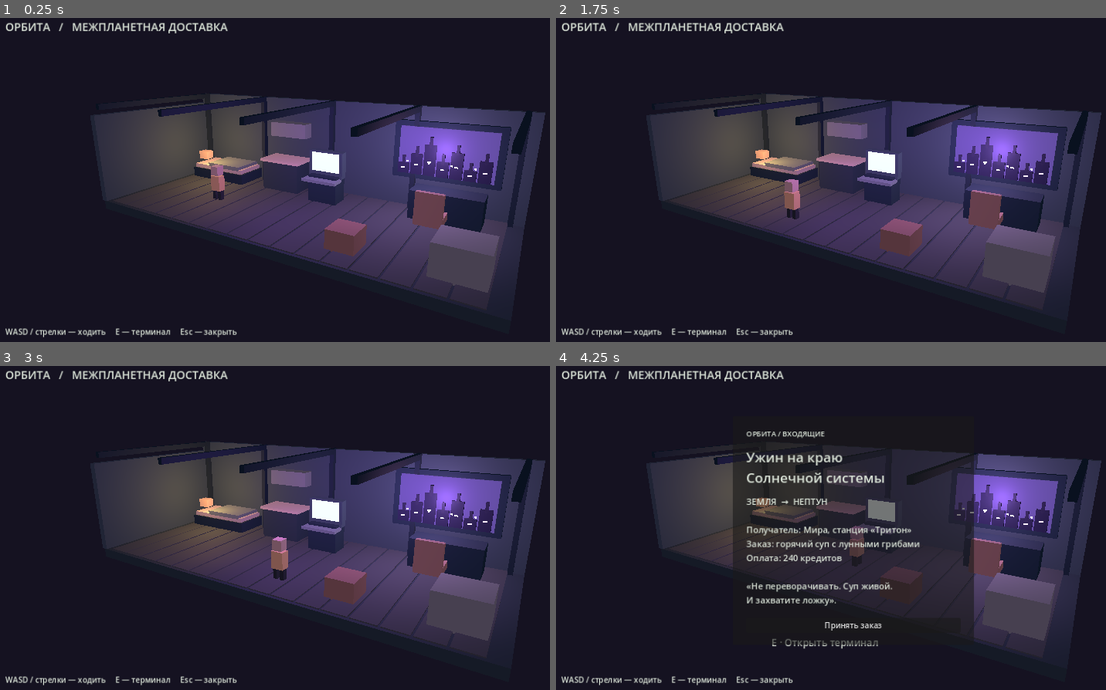
Above: before the commit, frames 1-4 (two rows, left to right).
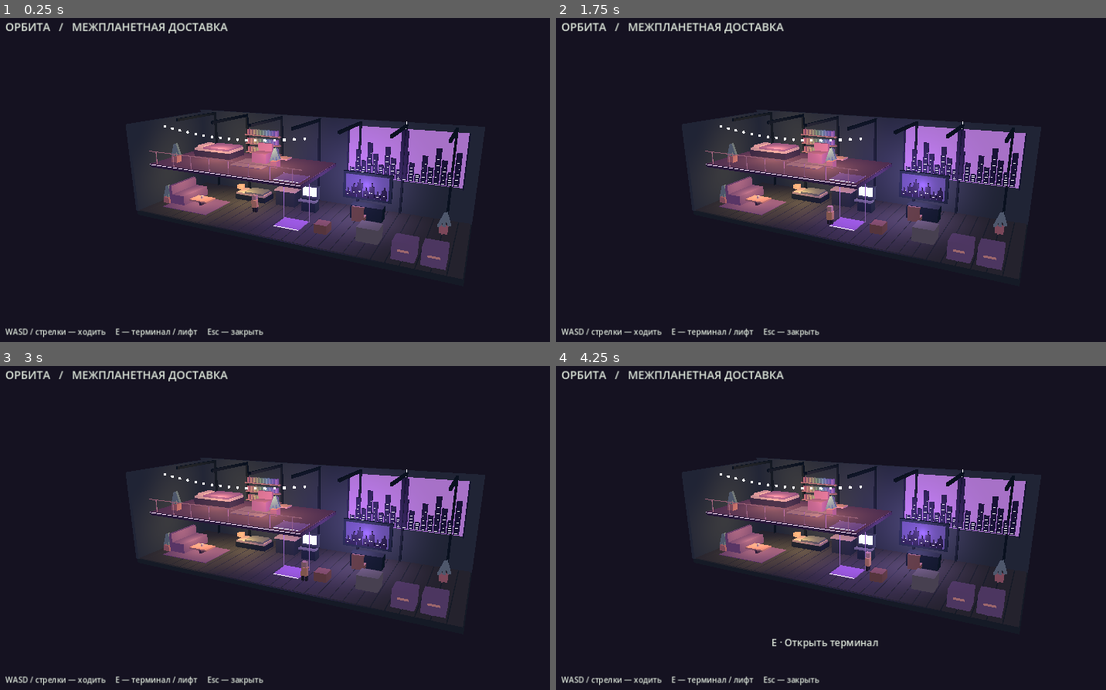
Above: after the commit, the same moments.

Repository: kolumb718/Yantages
Game: Godot game, scene res://ship.tscn
Two runs of this game, one before a commit and one after it. Both use one fixed random seed, a clock stepped at 60 frames per second and the inputs below.
Inputs:
- Up to frame 1 (0.25 s): no input
- Up to frame 2 (1.75 s): tap Enter at 0.5 s; hold D 0.53-1.28 s; hold E 0.53-1.28 s; hold S from 1.28 s (still down); tap E at 1.35 s
- Up to frame 3 (3 s): release S at 2.03 s; hold D 2.03-2.78 s; hold E 2.03-2.78 s; hold W from 2.78 s (still down); tap E at 2.85 s
- Up to frame 4 (4.25 s): release W at 3.53 s; hold A from 3.53 s (still down); hold E from 3.53 s (still down); tap Escape at 4.15 s

The runs differ from the first frame. In frame 1, 28% of the frame differs, in the area x 17-100%, y 23-99%; in frame 2, 28%; in frame 3, 28%; in frame 4, 27%.

Commit message:
Expand Godot ship with cozy upper deck and working lift

Diff:
--- a/godot/ship.gd
+++ b/godot/ship.gd
@@ -4,7 +4,8 @@
 var prompt: Label
 var order_panel: PanelContainer
 var accepted := false
-var speed := 3.0
+var speed := 4.0
+var deck := 0
 
 func material(color: Color, glow := false) -> StandardMaterial3D:
 	var m := StandardMaterial3D.new()
@@ -36,10 +37,10 @@
 func _ready() -> void:
 	RenderingServer.set_default_clear_color(Color("151221"))
 	var camera := Camera3D.new()
-	camera.position = Vector3(8.3, 6.3, 13.5)
+	camera.position = Vector3(14, 13, 29)
 	camera.rotation = Vector3.ZERO
 	add_child(camera)
-	camera.look_at(Vector3(0, 1.5, 0))
+	camera.look_at(Vector3(0, 3.5, 0))
 	camera.fov = 48
 	camera.current = true
 	var ambient := WorldEnvironment.new()
@@ -51,14 +52,14 @@
 	env.ambient_light_energy = 1.3
 	ambient.environment = env
 	add_child(ambient)
-	box(Vector3(0,-0.2,0),Vector3(17,0.4,7),Color("253633"))
-	box(Vector3(0,2.2,-3.45),Vector3(17,4.6,0.3),Color("344744"))
-	box(Vector3(-8.5,2,0),Vector3(.3,4,7),Color("344744"))
-	for x in range(-8,9,4):
-		box(Vector3(x,4.4,0),Vector3(.2,.25,7),Color("16282a"))
-		box(Vector3(x,2.2,-3.2),Vector3(.2,4.5,.3),Color("17292b"))
-	for x in range(-8,8):
-		box(Vector3(x+.45,.04,0),Vector3(.92,.04,6.8),Color("39433b"))
+	box(Vector3(0,-0.2,0),Vector3(28,0.4,10),Color("253633"))
+	box(Vector3(0,4,-5),Vector3(28,8.5,0.3),Color("344744"))
+	box(Vector3(-14,4,0),Vector3(.3,8,10),Color("344744"))
+	for x in range(-12,14,4):
+		box(Vector3(x,8,-2),Vector3(.2,.25,6),Color("16282a"))
+		box(Vector3(x,4,-4.8),Vector3(.2,8,.3),Color("17292b"))
+	for x in range(-14,14):
+		box(Vector3(x+.45,.04,0),Vector3(.92,.04,9.8),Color("39433b"))
 	# Living corner
 	box(Vector3(-5.6,.55,-1.9),Vector3(3.3,.5,1.7),Color("1d3030"))
 	box(Vector3(-5.6,.9,-1.9),Vector3(3.1,.2,1.55),Color("a99f80"))
@@ -112,6 +113,70 @@
 	window_glow.light_energy = 3.3
 	window_glow.omni_range = 7
 	add_child(window_glow)
+	# Mezzanine: open-front upper living deck, accessed by the central lift.
+	box(Vector3(-6,3.9,-.8),Vector3(15.6,.3,7.8),Color("3e354b"))
+	box(Vector3(-6,4.07,-.8),Vector3(15.5,.04,7.7),Color("725664"))
+	for x in range(-13,2,2):
+		box(Vector3(x,4.65,3),Vector3(.06,1.2,.06),Color("bc9690"))
+	box(Vector3(-6,5.25,3),Vector3(15.6,.06,.06),Color("d1a58d"))
+	box(Vector3(-6,4,3.1),Vector3(15.6,.05,.05),Color("ed8ec6"),self,true)
+	# Bedroom, reading corner, records and books upstairs.
+	box(Vector3(-10,4.4,-2.5),Vector3(4.3,.6,2.6),Color("40384d"))
+	box(Vector3(-10,4.8,-2.5),Vector3(4.2,.25,2.5),Color("d5bfa7"))
+	box(Vector3(-9.5,5,-2.5),Vector3(3,.18,2.55),Color("a47691"))
+	box(Vector3(-11.6,5,-2.5),Vector3(.8,.25,1.8),Color("e6c8ad"))
+	box(Vector3(-5,4.13,-1),Vector3(3.4,.04,3),Color("927b80"))
+	box(Vector3(-4.6,4.6,-2),Vector3(1.5,.9,1.5),Color("b37a88"))
+	box(Vector3(-4.6,5.2,-2.6),Vector3(1.5,1.2,.25),Color("b37a88"))
+	box(Vector3(-2.5,4.7,-2),Vector3(1.5,.12,1),Color("c09c80"))
+	for y in [4.3,5.2,6.1]:
+		box(Vector3(-6,y,-4.6),Vector3(4,.1,.6),Color("ae8879"))
+		for i in range(10):
+			box(Vector3(-7.7+i*.36,y+.3,-4.6),Vector3(.22,.5,.4),Color.from_hsv(float(i)/12,.3,.7))
+	# Spacious lower lounge and cargo area.
+	box(Vector3(-10,.08,1.4),Vector3(5,.05,3.8),Color("775b78"))
+	box(Vector3(-11.6,.6,.6),Vector3(1.7,.9,3.5),Color("82637f"))
+	box(Vector3(-12.3,1.2,.6),Vector3(.3,1.4,3.5),Color("82637f"))
+	box(Vector3(-9.5,.6,1.2),Vector3(2,.15,1.4),Color("b98e77"))
+	box(Vector3(-9.5,.3,1.2),Vector3(.25,.6,.8),Color("42384a"))
+	box(Vector3(-9.5,.8,1.2),Vector3(.2,.25,.2),Color("efd3ad"))
+	for x in [10.0,12.0]:
+		box(Vector3(x,.7,3.5),Vector3(1.6,1.4,1.5),Color("716579"))
+		box(Vector3(x,.8,4.27),Vector3(.8,.15,.03),Color("e1b787"))
+	# Tall bridge window and neon skyline inspired by a violet Taipei dusk.
+	box(Vector3(8,5.4,-4.8),Vector3(10,4.6,.1),Color("674778"),self,true)
+	for i in range(18):
+		var h := .7 + float((i*7)%11)*.24
+		var x := 3.4 + float(i)*.53
+		box(Vector3(x,3.2+h*.5,-4.65),Vector3(.45,h,.08),Color("292a44"))
+		for j in range(5):
+			box(Vector3(x,3.3+float(j)*h/6,-4.59),Vector3(.24,.04,.02),Color("eda6cc"),self,true)
+	box(Vector3(8,5.5,-4.5),Vector3(.6,4.3,.12),Color("33314c"))
+	box(Vector3(8,8,-4.5),Vector3(.06,.8,.06),Color("edb0d6"),self,true)
+	for x in [3.0,8.0,13.0]:
+		box(Vector3(x,5.4,-4.4),Vector3(.1,4.7,.15),Color("242b3d"))
+	# Lift landings are reachable from the walking lane on either floor.
+	for y in [.08,4.1]:
+		box(Vector3(.3,y,1.8),Vector3(2.3,.08,2.1),Color("8c729d"))
+		box(Vector3(.3,y+.06,2.86),Vector3(2.3,.04,.04),Color("9cd8d2"),self,true)
+	for x in [-.9,1.5]:
+		box(Vector3(x,2.1,.8),Vector3(.06,4.2,.06),Color("aba0b0"))
+	# Plants, warm lamps and a sagging string of bulbs.
+	for pos in [Vector3(-13,0,2),Vector3(12,0,-2),Vector3(-12,4.1,1.5),Vector3(-2.6,4.1,-.8)]:
+		box(pos+Vector3(0,.3,0),Vector3(.65,.6,.65),Color("b38270"))
+		for i in range(3):
+			var leaf := box(pos+Vector3((i-1)*.22,1+i*.12,0),Vector3(.25,1.1,.25),Color("739d86"))
+			leaf.rotation.z = (i-1)*.35
+	for i in range(17):
+		var y := 7.4-sin(float(i)/16*PI)*.6
+		box(Vector3(-13+i*.9,y,1.6),Vector3(.15,.2,.15),Color("ffd2a0"),self,true)
+	for pos in [Vector3(-10,2,1),Vector3(-9,6,-1),Vector3(-3,6,0)]:
+		var lamp := OmniLight3D.new()
+		lamp.position = pos
+		lamp.light_color = Color("ffc498")
+		lamp.light_energy = 2.5
+		lamp.omni_range = 7
+		add_child(lamp)
 	player = Node3D.new()
 	player.position = Vector3(-4,0,.6)
 	add_child(player)
@@ -124,7 +189,7 @@
 	var top := label("ОРБИТА   /   МЕЖПЛАНЕТНАЯ ДОСТАВКА",23)
 	top.position = Vector2(35,28)
 	ui.add_child(top)
-	var hint := label("WASD / стрелки — ходить     E — терминал     Esc — закрыть",16)
+	var hint := label("WASD / стрелки — ходить     E — терминал / лифт     Esc — закрыть",16)
 	hint.position = Vector2(35,665)
 	ui.add_child(hint)
 	prompt = label("",20)
@@ -165,11 +230,26 @@
 		if Input.is_key_pressed(KEY_S) or Input.is_key_pressed(KEY_DOWN): direction.z += 1
 		if Input.is_key_pressed(KEY_W) or Input.is_key_pressed(KEY_UP): direction.z -= 1
 	player.position += direction.normalized() * speed * delta
-	player.position.x = clampf(player.position.x,-7.6,7.6)
-	player.position.z = clampf(player.position.z,-.8,2.7)
+	player.position.x = clampf(player.position.x,-13.2,1.0 if deck == 1 else 13.2)
+	player.position.z = clampf(player.position.z,-.8,2.5 if deck == 1 else 4.4)
 	if direction.length() > 0:
 		player.rotation.y = atan2(direction.x,direction.z)
-	var near := player.position.distance_to(Vector3(.4,0,-.6)) < 2.0
+	var near := deck == 0 and player.position.distance_to(Vector3(.4,0,-.6)) < 2.0
 	prompt.text = "E · Посмотреть заказ" if near and accepted else "E · Открыть терминал" if near else ""
-	if Input.is_key_pressed(KEY_ESCAPE): order_panel.hide()
-	if Input.is_key_pressed(KEY_E) and near and not order_panel.visible: order_panel.show()
+	if Vector2(player.position.x-.3,player.position.z-1.8).length() < 1.1:
+		prompt.text = "E · Лифт — " + ("в каюту наверху" if deck == 0 else "в гостиную")
+	if order_panel.visible:
+		prompt.text = ""
+
+func _unhandled_key_input(event: InputEvent) -> void:
+	if not event is InputEventKey or not event.pressed or event.echo:
+		return
+	if event.keycode == KEY_ESCAPE:
+		order_panel.hide()
+	if event.keycode != KEY_E or order_panel.visible:
+		return
+	if Vector2(player.position.x-.3,player.position.z-1.8).length() < 1.1:
+		deck = 1-deck
+		player.position = Vector3(.3,4.1 if deck == 1 else 0.0,1.8)
+	elif deck == 0 and player.position.distance_to(Vector3(.4,0,-.6)) < 2.0:
+		order_panel.show()
Not shown, changed: README.md
